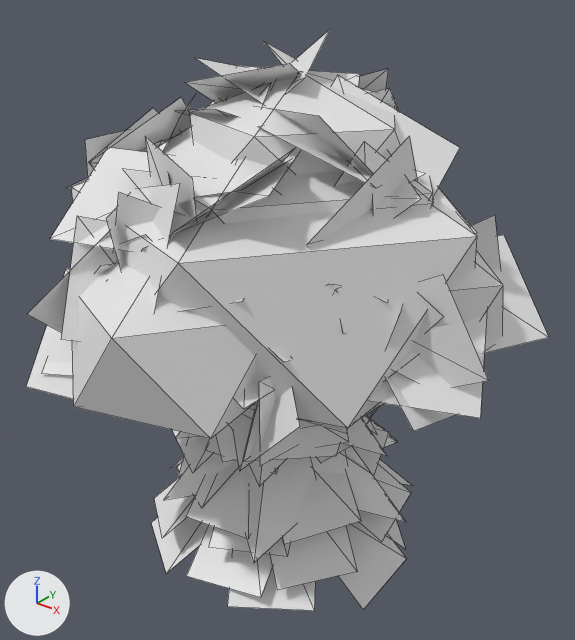
One commit to the glTF model game/assets/models/vegetation/campaign_trees.glb: the scene before it, then after it.
The view is the same before and after, from a 50 mm camera at (1.068, -1.307, 1.286) aimed at (0.011, 0.014, 0.467). Lighting does not change. The marker at lower left points along +X, +Y and +Z. The picture after the commit comes second. Mesh edges are drawn as thin lines. Vertices at exactly the same position are counted once.

The older version as bpy lines, for what is in view:
```python
me_beech_low_crown = bpy.data.meshes.new('beech_low_crown')
me_beech_low_crown.from_pydata(...)  # 12 vertices, 20 faces; spans x -0.336..0.375, y -0.342..0.353, z 0.237..1.027
me_beech_mid_crown = bpy.data.meshes.new('beech_mid_crown')
me_beech_mid_crown.from_pydata(...)  # 504 vertices, 252 faces; spans x -0.527..0.467, y -0.479..0.466, z 0.23..1.099
me_oak_mid_crown = bpy.data.meshes.new('oak_mid_crown')
me_oak_mid_crown.from_pydata(...)  # 552 vertices, 276 faces; spans x -0.581..0.555, y -0.553..0.533, z 0.288..1.026
ob_beech_low_crown = bpy.data.objects.new('beech_low_crown', me_beech_low_crown)
ob_beech_low_crown.location = (0.0, 0.0, 0.0)
ob_beech_mid_crown = bpy.data.objects.new('beech_mid_crown', me_beech_mid_crown)
ob_beech_mid_crown.location = (0.0, 0.0, 0.0)
ob_oak_mid_crown = bpy.data.objects.new('oak_mid_crown', me_oak_mid_crown)
ob_oak_mid_crown.location = (0.0, 0.0, 0.0)
# also in view: 'oak_crown' at (0.009, -0.092, 0.685); 'fir_crown' at (0.027, -0.013, 0.489); 'fir_mid_crown' at (0.003, 0.022, 0.415); 'beech_crown' at (0.005, 0.0, 0.679); 'oak_low_crown' at (0.032, -0.019, 0.635)
```
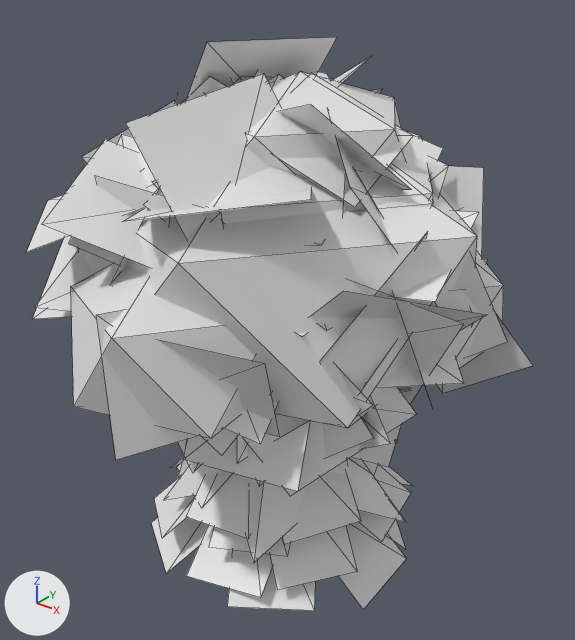
Pixel boxes (x1, y1, x2, y2) of what changed, in the pictures (575 x 640 px):
'oak_mid_crown', reshaped (11% taller)
    before: (26, 75, 549, 431)
    after: (27, 72, 533, 467)
'beech_mid_crown', reshaped (13% wider)
    before: (50, 31, 444, 471)
    after: (33, 37, 479, 496)
part 1 of me_beech_mid_crown, rebuilt
    before: (383, 151, 421, 217)
    after: (277, 104, 412, 190)
part 2 of me_beech_mid_crown, rebuilt
    before: (91, 108, 158, 161)
    after: (81, 101, 177, 163)
part 3 of me_beech_mid_crown, rebuilt (not visible afterwards)
    before: (145, 136, 196, 218)
part 4 of me_beech_mid_crown, rebuilt
    before: (50, 147, 170, 252)
    after: (42, 139, 150, 267)
part 5 of me_beech_mid_crown, rebuilt (not visible before)
    after: (320, 233, 427, 364)
part 6 of me_beech_mid_crown, rebuilt (not visible afterwards)
    before: (95, 264, 117, 273)
part 7 of me_beech_mid_crown, rebuilt (not visible before)
    after: (392, 211, 479, 302)
part 8 of me_beech_mid_crown, rebuilt (mostly hidden afterwards)
    before: (307, 136, 417, 249)
    after: (343, 170, 362, 213)
part 9 of me_beech_mid_crown, rebuilt (mostly hidden afterwards)
    before: (358, 68, 389, 92)
    after: (372, 89, 382, 94)
part 10 of me_beech_mid_crown, deleted
    before: (107, 31, 399, 471)
part 11 of me_beech_mid_crown, built on (mostly hidden before)
    before: (89, 97, 444, 329)
    after: (33, 37, 416, 496)
part 12 of me_oak_mid_crown, rebuilt (not visible before)
    after: (442, 166, 484, 257)
part 13 of me_oak_mid_crown, rebuilt (not visible before)
    after: (429, 157, 449, 198)
part 14 of me_oak_mid_crown, rebuilt (not visible afterwards)
    before: (433, 188, 477, 234)
part 15 of me_oak_mid_crown, rebuilt (not visible before)
    after: (328, 111, 393, 246)
part 16 of me_oak_mid_crown, rebuilt
    before: (170, 150, 293, 238)
    after: (126, 74, 281, 239)
part 17 of me_oak_mid_crown, rebuilt
    before: (180, 152, 300, 232)
    after: (123, 189, 311, 222)
part 18 of me_oak_mid_crown, rebuilt
    before: (332, 75, 460, 196)
    after: (405, 135, 443, 178)
part 19 of me_oak_mid_crown, deleted
    before: (26, 94, 549, 431)
part 20 of me_oak_mid_crown, built on (mostly hidden before)
    before: (194, 163, 443, 215)
    after: (27, 72, 533, 467)

Edits to the bpy script that builds the scene:
```text
Change me_beech_mid_crown:
    remove me_beech_mid_crown.from_pydata(...)  # 504 vertices, 252 faces; spans x -0.527..0.467, y -0.479..0.466, z 0.23..1.099
    add me_beech_mid_crown.from_pydata(...)  # 368 vertices, 184 faces; spans x -0.517..0.47, y -0.53..0.472, z 0.22..1.101
    me_beech_mid_crown part 1: the loose piece of 4 vertices spanning x 0.029..0.377, y -0.179..0.067, z 0.695..0.943 is rebuilt with 4 vertices and now spans x 0.005..0.349, y -0.187..0.074, z 0.792..1.021
    me_beech_mid_crown part 2: the loose piece of 4 vertices spanning x -0.382..-0.218, y -0.209..0.021, z 0.69..0.948 is rebuilt with 4 vertices and now spans x -0.348..-0.199, y -0.256..0.04, z 0.667..0.967
    me_beech_mid_crown part 3: the loose piece of 4 vertices spanning x -0.145..0.106, y -0.366..-0.226, z 0.64..0.927 is rebuilt with 4 vertices and now spans x -0.132..0.055, y -0.415..-0.191, z 0.567..0.856
    me_beech_mid_crown part 4: the loose piece of 4 vertices spanning x -0.281..0.056, y -0.459..-0.131, z 0.745..0.878 is rebuilt with 4 vertices and now spans x -0.223..0.12, y -0.53..-0.139, z 0.722..0.912
    me_beech_mid_crown part 5: the loose piece of 4 vertices spanning x 0.225..0.328, y -0.275..0.01, z 0.465..0.743 is rebuilt with 4 vertices and now spans x 0.218..0.424, y -0.318..0.102, z 0.439..0.811
    me_beech_mid_crown part 6: the loose piece of 4 vertices spanning x -0.239..-0.034, y -0.433..-0.209, z 0.554..0.721 is rebuilt with 4 vertices and now spans x -0.211..-0.008, y -0.435..-0.155, z 0.462..0.809
    me_beech_mid_crown part 7: the loose piece of 4 vertices spanning x 0.103..0.389, y -0.264..0.019, z 0.67..0.769 is rebuilt with 4 vertices and now spans x 0.122..0.47, y -0.196..0.134, z 0.672..0.782
    me_beech_mid_crown part 8: the loose piece of 4 vertices spanning x 0.227..0.352, y -0.272..0.11, z 0.601..0.963 is rebuilt with 4 vertices and now spans x 0.256..0.327, y -0.227..0.159, z 0.522..0.902
    me_beech_mid_crown part 9: the loose piece of 4 vertices spanning x -0.159..0.083, y 0.127..0.425, z 0.809..1.013 is rebuilt with 4 vertices and now spans x -0.167..0.071, y 0.051..0.349, z 0.771..0.967
    me_beech_mid_crown part 10: 86 loose pieces with 344 vertices, spanning x -0.527..0.364, y -0.479..0.466, z 0.23..1.099, are deleted
    me_beech_mid_crown part 11: 64 vertices removed from x -0.471..0.467, y -0.438..0.431, z 0.481..0.995; 272 vertices added at x -0.517..0.445, y -0.495..0.472, z 0.22..1.101
    other edits to the shape of me_beech_mid_crown do not show in these pictures
Change me_oak_mid_crown:
    remove me_oak_mid_crown.from_pydata(...)  # 552 vertices, 276 faces; spans x -0.581..0.555, y -0.553..0.533, z 0.288..1.026
    add me_oak_mid_crown.from_pydata(...)  # 400 vertices, 200 faces; spans x -0.64..0.574, y -0.578..0.473, z 0.213..1.072
    me_oak_mid_crown part 12: the loose piece of 4 vertices spanning x 0.086..0.38, y 0.165..0.31, z 0.528..0.824 is rebuilt with 4 vertices and now spans x 0.109..0.39, y 0.225..0.293, z 0.551..0.839
    me_oak_mid_crown part 13: the loose piece of 4 vertices spanning x -0.01..0.278, y 0.173..0.356, z 0.477..0.799 is rebuilt with 4 vertices and now spans x -0.009..0.319, y 0.09..0.312, z 0.544..0.863
    me_oak_mid_crown part 14: the loose piece of 4 vertices spanning x 0.182..0.412, y -0.087..0.137, z 0.69..0.877 is rebuilt with 4 vertices and now spans x 0.107..0.441, y -0.112..0.171, z 0.582..0.902
    me_oak_mid_crown part 15: the loose piece of 4 vertices spanning x 0.065..0.393, y -0.201..0.134, z 0.67..0.811 is rebuilt with 4 vertices and now spans x 0.149..0.408, y -0.227..0.124, z 0.682..0.982
    me_oak_mid_crown part 16: the loose piece of 4 vertices spanning x -0.047..0.229, y -0.446..-0.092, z 0.725..0.955 is rebuilt with 4 vertices and now spans x -0.005..0.224, y -0.408..-0.095, z 0.738..1.046
    me_oak_mid_crown part 17: the loose piece of 4 vertices spanning x -0.041..0.249, y -0.402..-0.119, z 0.794..0.926 is rebuilt with 4 vertices and now spans x -0.115..0.314, y -0.495..-0.057, z 0.799..0.895
    me_oak_mid_crown part 18: the loose piece of 4 vertices spanning x 0.09..0.324, y -0.145..0.192, z 0.7..1.025 is rebuilt with 4 vertices and now spans x 0.019..0.279, y -0.096..0.225, z 0.67..0.975
    me_oak_mid_crown part 19: 98 loose pieces with 392 vertices, spanning x -0.581..0.555, y -0.553..0.533, z 0.288..1.026, are deleted
    me_oak_mid_crown part 20: 52 vertices removed from x -0.356..0.333, y -0.314..0.45, z 0.316..0.929; 292 vertices added at x -0.64..0.574, y -0.578..0.473, z 0.213..1.072
    other edits to the shape of me_oak_mid_crown do not show in these pictures
```
